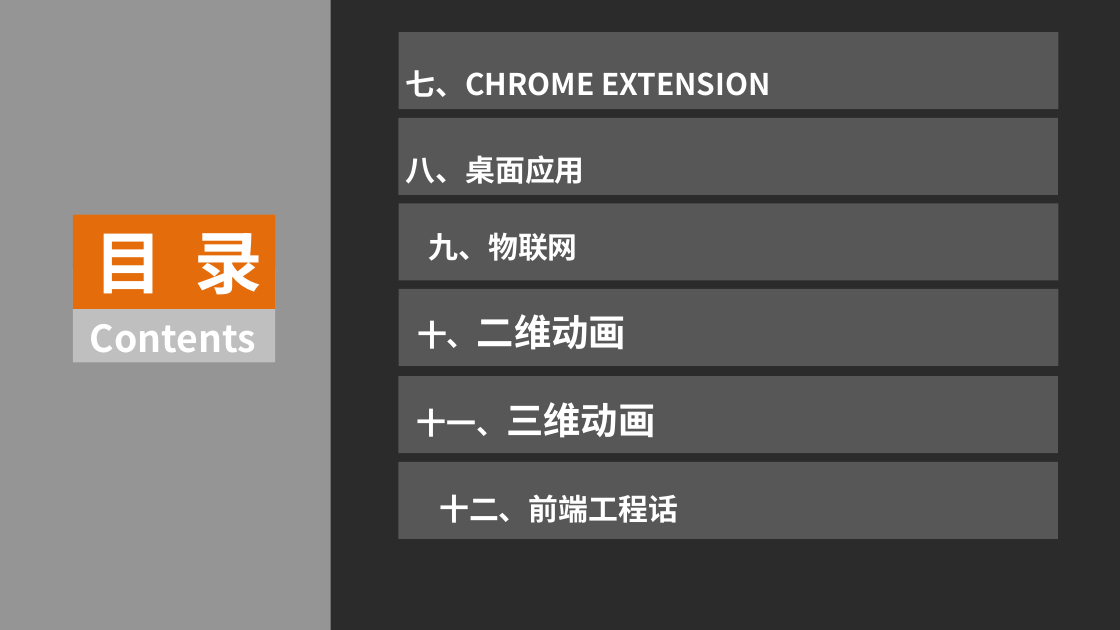
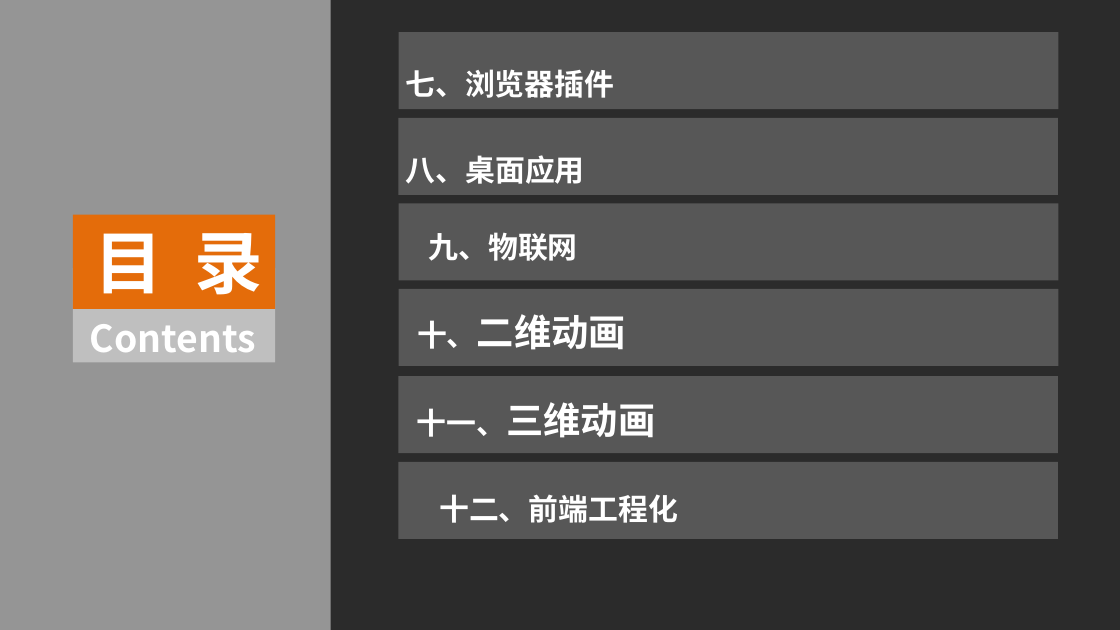
Before and after one commit to luke93h/git-blog, a slide deck: slide 3 of src/大前端简介.pptx. Drawn at 1120x630 pixels with LibreOffice and Linux fonts; fonts in the diff are those of the drawing; background and template pictures are left out; a plain dark background stands for a picture behind light text. Boxes give left, top, right and bottom in pixels: in the first picture for what was removed or moved away, otherwise in the second. Text is boxed around its words. In the diff, an @@ line names an element or a change of style, - is before the commit and + after.

```diff
--- a/src/大前端简介.pptx
+++ b/src/大前端简介.pptx
@@ text at box(405, 69, 614, 98): text changed @@
-七、chrome extension
+七、浏览器插件
@@ text at box(439, 494, 678, 523): text changed @@
-十二、前端工程话
+十二、前端工程化
```
Also in this commit, not shown: 41 slides added, 1 slide removed, 4 other files.
